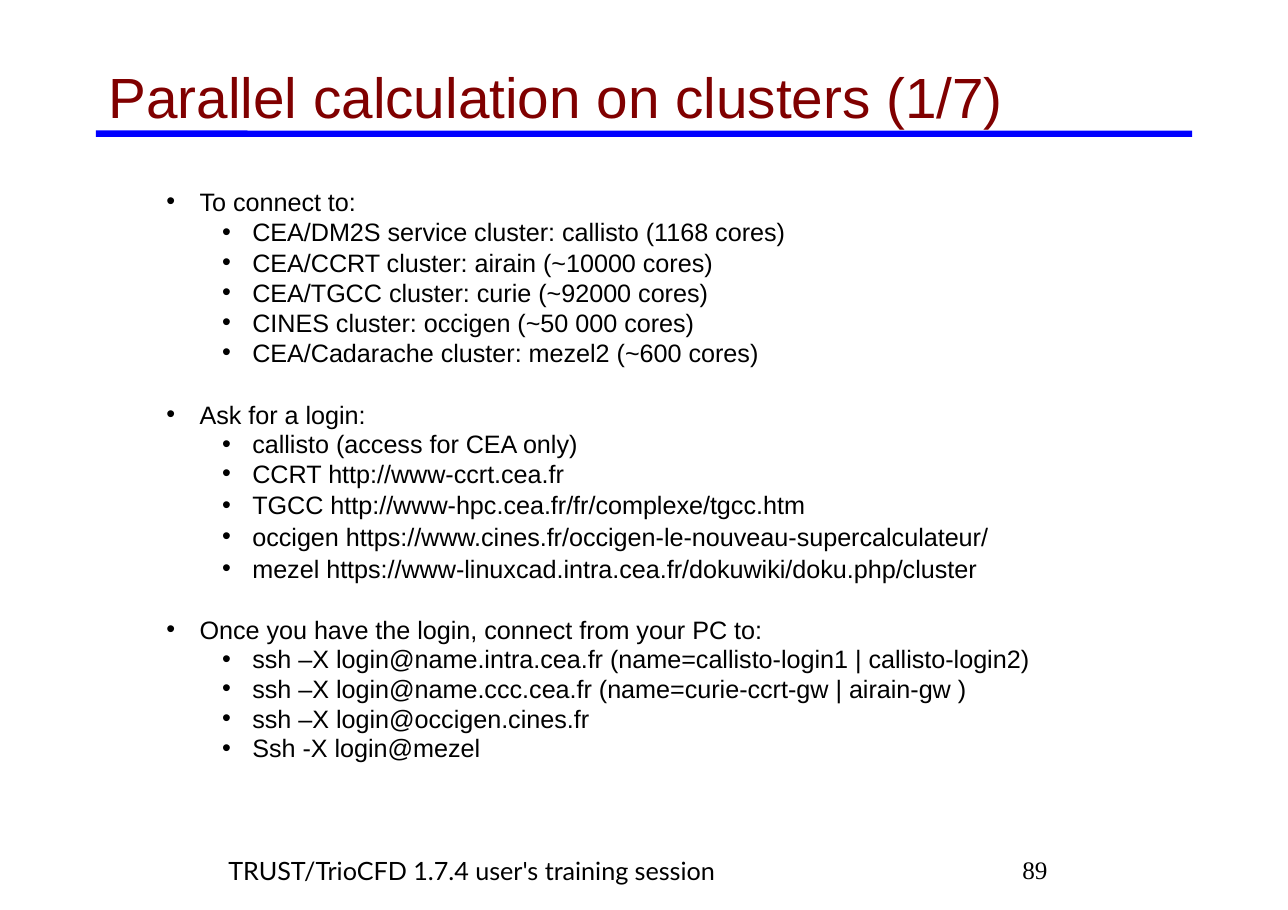
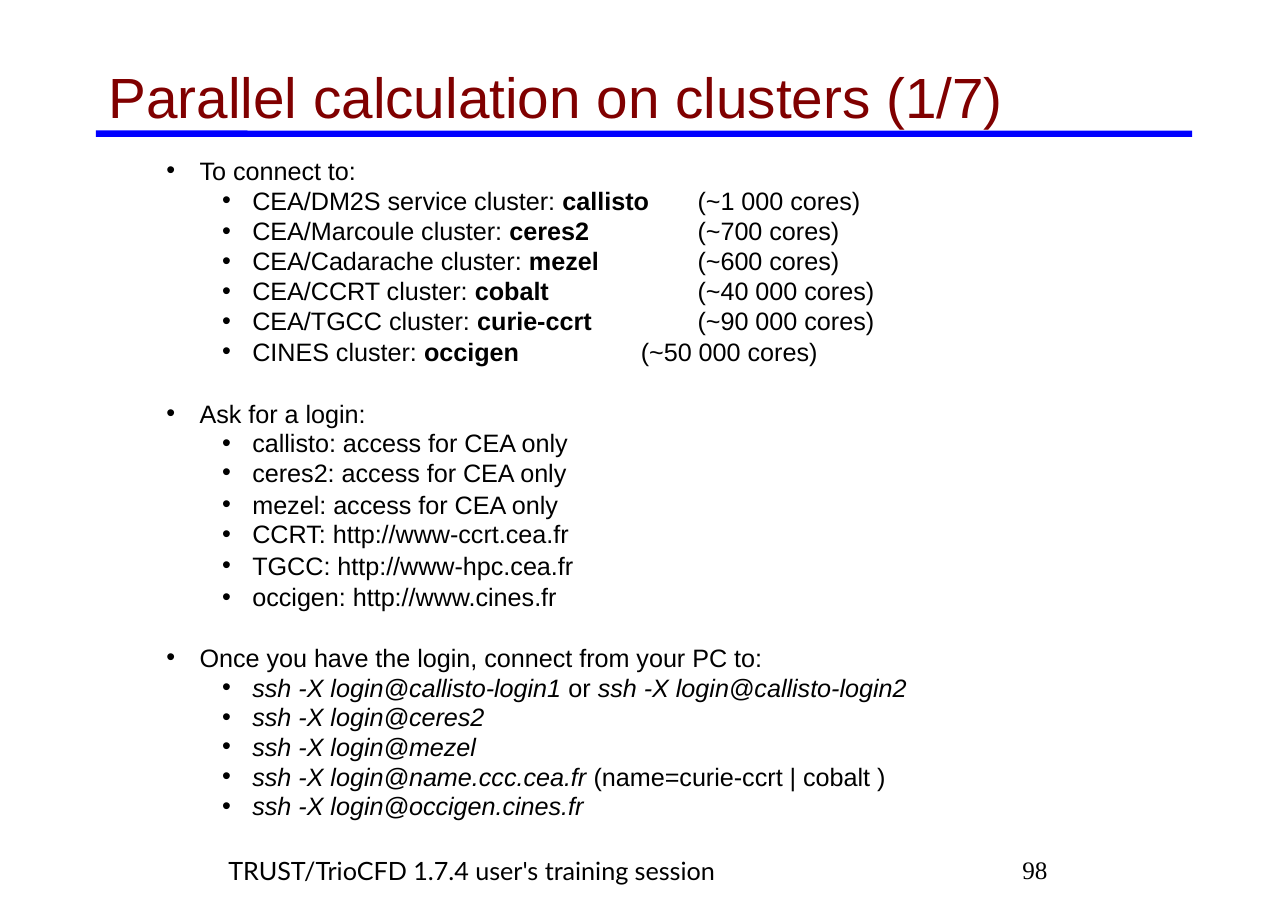
Before and after one commit to cea-trust-platform/trust-code, a slide deck: slide 98 of doc/TRUST/TRUST_and_TrioCFD_presentation.odp (slide 89 before the commit). Drawn at 1288x910 pixels with LibreOffice and Linux fonts; fonts in the diff are those of the drawing; background and template pictures are left out. Boxes give left, top, right and bottom in pixels: in the first picture for what was removed or moved away, otherwise in the second. Text is boxed around its words. In the diff, an @@ line names an element or a change of style, - is before the commit and + after.

```diff
--- a/doc/TRUST/TRUST_and_TrioCFD_presentation.odp
+++ b/doc/TRUST/TRUST_and_TrioCFD_presentation.odp
@@ text "To connect to:": place and size @@
-text "To connect to:" at [200, 193, 1030, 763]
+text "To connect to:" at [200, 162, 907, 821]
@@ text at [252, 191, 874, 336]: text changed @@
-    • CEA/DM2S service cluster: callisto (1168 cores)
-    • CEA/CCRT cluster: airain (~10000 cores)
-    • CEA/TGCC cluster: curie (~92000 cores)
+    • CEA/DM2S service cluster: callisto (~1 000 cores)
+    • CEA/Marcoule cluster: ceres2 (~700 cores)
+    • CEA/Cadarache cluster: mezel (~600 cores)
+    • CEA/CCRT cluster: cobalt (~40 000 cores)
+    • CEA/TGCC cluster: curie-ccrt (~90 000 cores)
@@ text at [252, 343, 759, 368]: paragraph removed @@
-    • CEA/Cadarache cluster: mezel2 (~600 cores)
@@ text at [252, 342, 818, 367]: bold on in "occigen" @@
@@ text at [252, 433, 573, 612]: text changed @@
-    • callisto (access for CEA only)
-    • CCRT http://www-ccrt.cea.fr
-    • TGCC http://www-hpc.cea.fr/fr/complexe/tgcc.htm
-    • occigen https://www.cines.fr/occigen-le-nouveau-supercalculateur/
-    • mezel https://www-linuxcad.intra.cea.fr/dokuwiki/doku.php/cluster
+    • callisto: access for CEA only
+    • ceres2: access for CEA only
+    • mezel: access for CEA only
+    • CCRT: http://www-ccrt.cea.fr
+    • TGCC: http://www-hpc.cea.fr
+    • occigen: http://www.cines.fr
@@ text at [252, 678, 907, 821]: text changed; italic on @@
-    • ssh –X login@name.intra.cea.fr (name=callisto-login1 | callisto-login2)
-    • ssh –X login@name.ccc.cea.fr (name=curie-ccrt-gw | airain-gw )
-    • ssh –X login@occigen.cines.fr
-    • Ssh -X login@mezel
+    • ssh -X login@callisto-login1 or ssh -X login@callisto-login2
+    • ssh -X login@ceres2
+    • ssh -X login@mezel
+    • ssh -X login@name.ccc.cea.fr (name=curie-ccrt | cobalt )
+    • ssh -X login@occigen.cines.fr
@@ page number at [1022, 862, 1047, 880]: text changed @@
-89
+98
```
Also in this commit, not shown: 112 other slides changed, 23 slides added, 3 slides removed, 4 other files.
